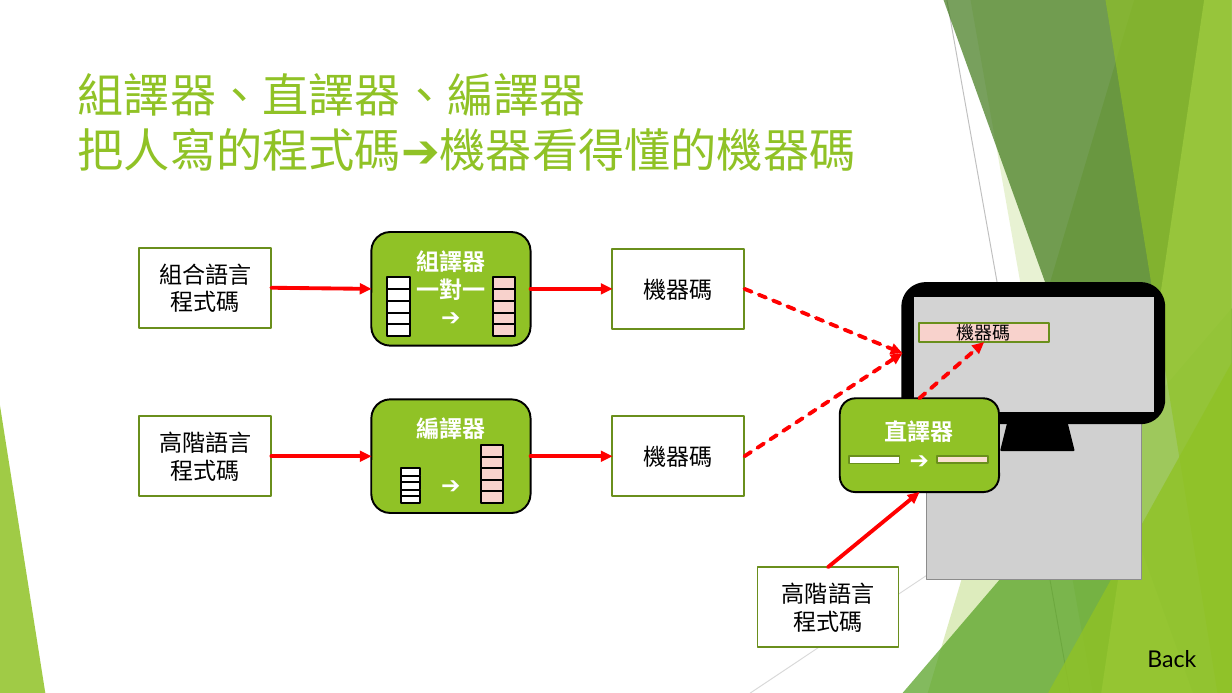
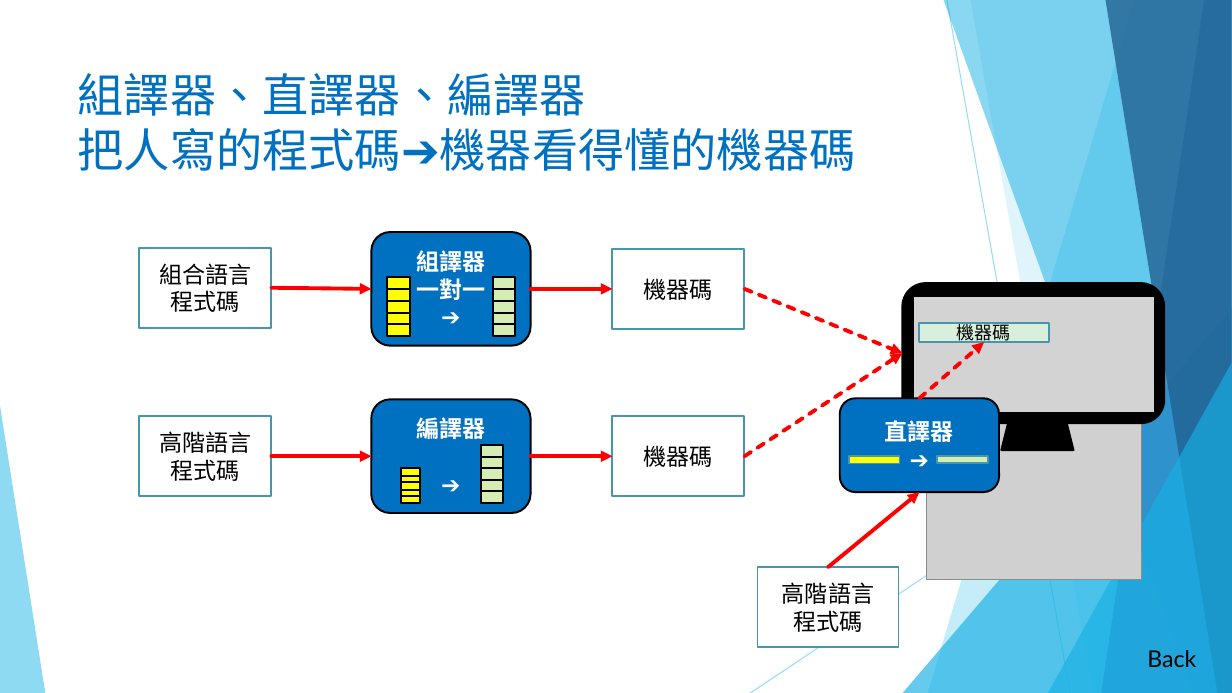
Before and after one commit to liulawsi/My_PPTs, a slide deck: slide 23 of LCC/Python/00_Python簡介.pptx. Drawn at 1232x693 pixels with LibreOffice and Linux fonts; fonts in the diff are those of the drawing; grey boxes stand for pictures; background and template pictures are left out. Boxes give left, top, right and bottom in pixels: in the first picture for what was removed or moved away, otherwise in the second. Text is boxed around its words. In the diff, an @@ line names an element or a change of style, - is before the commit and + after.

```diff
--- a/LCC/Python/00_Python簡介.pptx
+++ b/LCC/Python/00_Python簡介.pptx
@@ freeform shape at (928, 0, 1232, 693): fill #90C226 at 30% opacity to #5FCBEF at 36% opacity @@
@@ freeform shape at (944, 0, 1232, 693): fill #3F7819 at 70% opacity to #17B0E4 at 50% opacity @@
@@ line (947, 0) - (1070, 693): stroke #BFBFBF 0.75 pt to #5FCBEF 0.75 pt @@
@@ freeform shape at (970, 0, 1232, 693): fill #90C226 at 20% opacity to #5FCBEF at 20% opacity @@
@@ freeform shape at (1102, 0, 1232, 693): fill #C0E474 at 70% opacity to #2E83C3 at 70% opacity @@
@@ freeform shape at (1105, 0, 1232, 693): fill #90C226 at 65% opacity to #226292 at 80% opacity @@
@@ title "組譯器、直譯器、編譯器 把人寫的程式碼➔機器看得懂的機器碼" at (78, 73, 856, 171): text colour #90C226 to #0070C0 @@
@@ triangle at (903, 308, 1232, 693): fill #54A021 at 72% opacity to #17B0E4 at 66% opacity @@
@@ rectangle "機器碼" at (920, 323, 1050, 342): fill #F8D2CC to #D8F0DB; outline #6B901C 1.5 pt to #4696B1 1.5 pt @@
@@ line (1232, 372) - (750, 693): stroke #D9D9D9 0.75 pt to #5FCBEF 0.75 pt @@
@@ triangle at (1048, 363, 1232, 693): fill #90C226 at 80% opacity to #17B0E4 at 66% opacity @@
@@ triangle at (0, 406, 45, 693): fill #90C226 at 85% opacity to #5FCBEF at 70% opacity @@
@@ fill #90C226 to #0070C0 in 3 elements at (372, 232, 531, 346), (372, 399, 531, 513), (840, 398, 999, 493) @@
@@ rectangle at (849, 457, 900, 464): fill #FFFFFF to #FFFF00; outline #6B901C 1.5 pt to #4696B1 1.5 pt @@
@@ rectangle at (938, 457, 989, 464): fill #FAE0D1 to #D5EDB3; outline #6B901C 1.5 pt to #4696B1 1.5 pt @@
@@ fill #FFFFFF to #FFFF00 in 10 elements at (387, 277, 409, 289), (387, 289, 409, 301), (387, 301, 409, 313), (387, 312, 409, 324), (387, 324, 409, 336), (401, 469, 421, 476), (401, 476, 421, 483), (401, 482, 421, 490), (401, 490, 421, 497), (401, 496, 421, 504) @@
@@ fill #F8D2CC to #D5EDB3 in 10 elements at (493, 277, 515, 289), (493, 289, 515, 301), (493, 301, 515, 313), (493, 312, 515, 324), (493, 324, 515, 336), (482, 445, 504, 457), (482, 457, 504, 470), (482, 469, 504, 481), (482, 481, 504, 493), (482, 492, 504, 504) @@
@@ outline #6B901C 1.5 pt to #4696B1 1.5 pt in 5 elements at (140, 248, 272, 328), (613, 249, 745, 329), (140, 416, 272, 496), (613, 416, 745, 496), (758, 567, 899, 648) @@
```
Also in this commit, not shown: 22 other slides changed, 5 other files.
